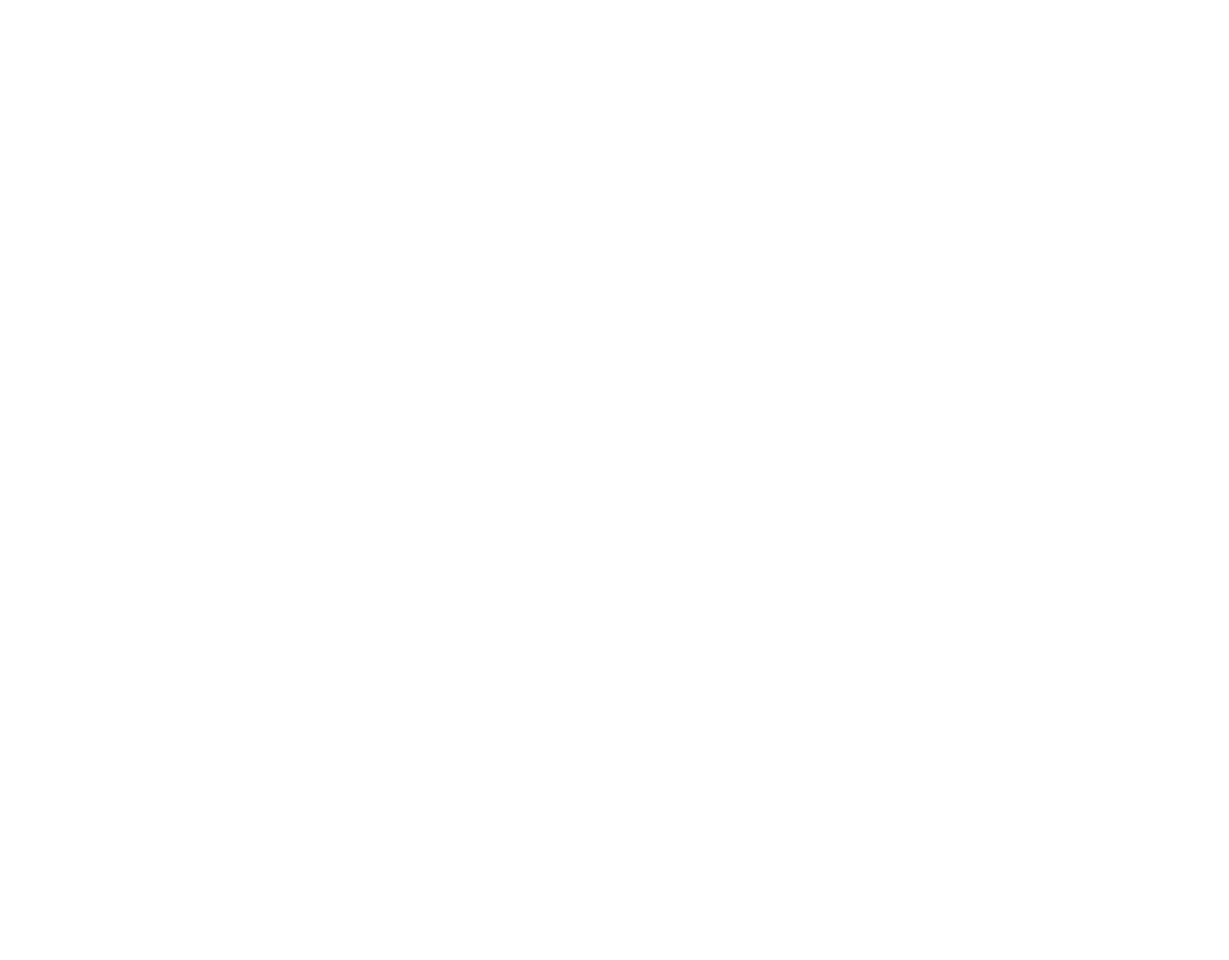
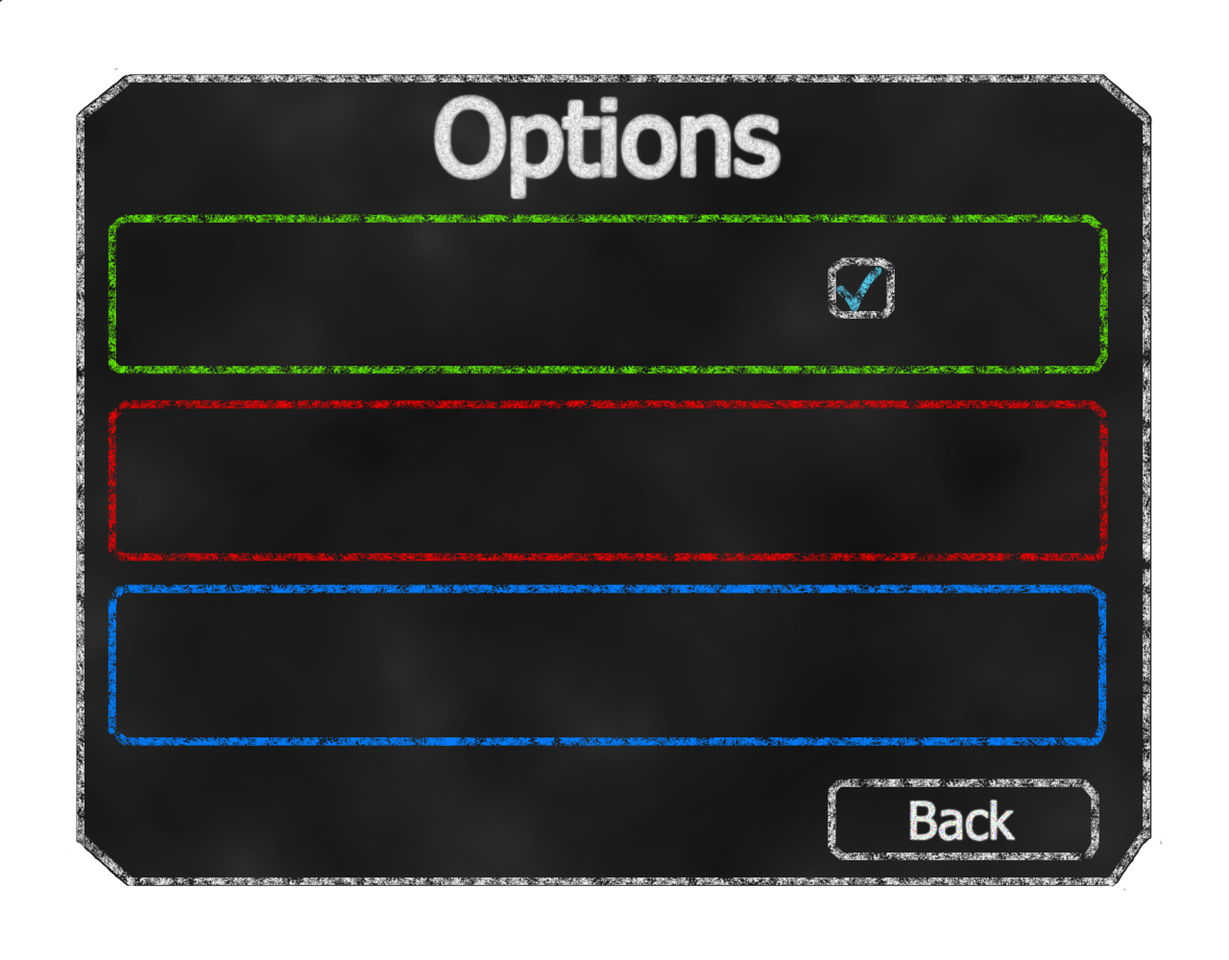
The second (1229, 960) image is a revision of the first. Changes to its layers:
showed "Back's Outer Stroke" over [826, 778, 1100, 862]
showed "Layer 4" over [107, 214, 1108, 375]
showed "Layer 3" over [107, 400, 1108, 562]
showed "Layer 2 copy" over [107, 584, 1107, 746]
showed "Layer 2" over [107, 584, 1107, 746]
showed "Layer 7" over [836, 265, 883, 312]
showed "Layer 5" over [0, 0, 1163, 891]
showed "Options's Outer Stroke" over [431, 93, 783, 201]
showed "Layer 0" over [0, 0, 1163, 891]
